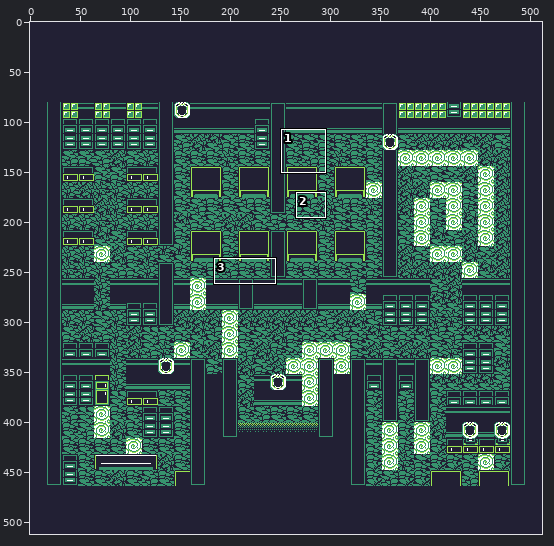
Pixel-art file, stored at Assets/Aseprite/SchoolM.aseprite. The picture above shows the old version from afar; the outline marks the close-up.
Close-up. As it was:
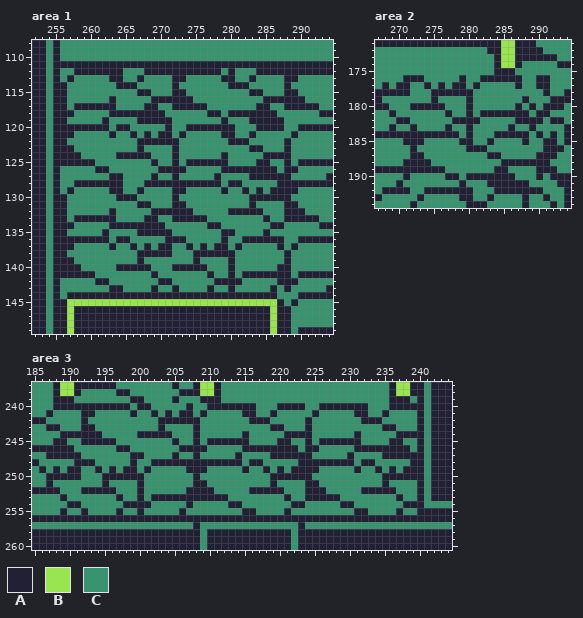
512x512 pixels, 1 frame. Shown: area 1: x 252..294, y 108..149; area 2: x 267..294, y 171..194; area 3: x 185..244, y 237..260. The commit also changed other parts of the picture, which this record leaves out.
Palette (. is transparent): A #222034  B #99e550  C #37946e
Pixels before, area 1, first column x 252:
108 AACACCCCCCCCCCCCCCCCCCCCCCCCCCCCCCCCCCCCCCC
109 AACACCCCCCCCCCCCCCCCCCCCCCCCCCCCCCCCCCCCCCC
110 AACACCCCCCCCCCCCCCCCCCCCCCCCCCCCCCCCCCCCCCC
111 AACAAAAAAAAAAAAAAAAAAAAAAAAAAAAAAAAAAAAAAAA
112 AACACCAAAAAAACCCAAAAAAAAAAACACCCAAAAAAAAAAA
113 AACACACCCCCAACCACCCCAACCCCCAACCACCCCAACCCCC
114 AACAACCCCCCCAAACCCCCACCCCCCCAAACCCCCACCCCCC
115 AACAACCCCCCCCCCAACCCAACCCCCCCCCAACCCAACCCCC
116 AACAACCCCCCACCCCCAAAAAACCCCCCCCCCAAAAAACCCC
117 AACAACAAAAAACCCCAACCAAAAACCCCCCCAACCAAAAACC
118 AACAAACCCCCAAAAAAAACCCCCCAACAAAAAAACCCCCCAA
119 AACAACCCCCACCCCAAAAACCCCCCCACCCAAAAACCCCCCC
120 AACAAAAAAAACAACCCCCACCAAAAAAACCCAAAACCAAAAA
121 AACAAACCCCCACCACACAACACCCCCAACCACCCCCACCCCC
122 AACAACCCCCCCCCCAAAAAACCCCCCCAAACCCCCACCCCCC
123 AACAAACCCCCCCCCACCCCACCCCCCCCCCAACCCACCCCCC
124 AACAAAACCCCCAAAAACCCACCCCCCACCCCCAAAACCCCCC
125 AACAAAAAACCCCCCCCACCACAAAAAACCCCAACCACAAAAA
126 AACACCCCCAACCCCCCCAAAACCCCCAAAAAAAACAACCCCC
127 AACACCCCCCCAACCCCACCACCCCCACCCCAAAAAACCCCCA
128 AACACCAAAAAAACCCAAAAAAAAAAACAACCCCCAAAAAAAA
129 AACACACCCCCAACCACCCCAACCCCCACCACACAAAACCCCC
130 AACAACCCCCCCAAACCCCCACCCCCCCCCCAAAAAACCCCCC
131 AACAACCCCCCCCCCAACCCAACCCCCCCCCACCCCAACCCCC
132 AACAACCCCCCACCCCCAAAAAACCCCCAAAAACCCAAACCCC
133 AACAACAAAAAACCCCAACCAAAAACCCCCCCCACCAAAAACC
134 AACAAACCCCCAAAAAAAACCCCCCAACCCCCCCAACCCCCAA
135 AACAACCCCCACCCCAAAAACCCCCCCAACCCCACCCCCCCCC
136 AACAAAAAAAACAACCCCCAAACCCCCACCAAAAAACCAAAAA
137 AACAAACCCCCACCACACAACCACACAACACCCCCACACCCCC
138 AACAACCCCCCCCCCAAAAACCCAAAAAACCCCCCCACCCCCC
139 AACAAACCCCCCCCCACCCCCCCACCCCACCCCCCCACCCCCC
140 AACAAAACCCCCAAAAACCCAAAAACCCACCCCCCAACCCCCC
141 AACAAAAAACCCCCCCCACCCCCCCACCACAAAAAAACAAAAA
142 AACACCCCCAACCCCCCCAACCCCCCAAAACCCCCAAACCCCC
143 AACACCCCCCCAACCCCACCACCCCACCACCCCCACACCCCCA
144 AACACAAAAAAAAAAAAAAAAAAAAAAAAAAAAAACCCAAAAA
145 AACAABBBBBBBBBBBBBBBBBBBBBBBBBBBBBBACACCCCC
146 AACAABAAAAAAAAAAAAAAAAAAAAAAAAAAAABAACCCCCC
147 AACAABAAAAAAAAAAAAAAAAAAAAAAAAAAAABAACCCCCC
148 AACAABAAAAAAAAAAAAAAAAAAAAAAAAAAAABAACCCCCC
149 AACAABAAAAAAAAAAAAAAAAAAAAAAAAAAAABAACAAAAA
Pixels before, area 2, first column x 267:
171 AAAAAAAAAAAAAAAAAABBAAACCCCC
172 CCCCCCCCCCCCCCCCAABBAAAACCCC
173 CCCCCCCCCCCCCCCCCABBAAAAAACC
174 CCCCCCCCCCCCCCCCCABBACCCCCAA
175 CCCCCCCCCCCCCCCCCAAACCCCCCCC
176 CCCCAAACCCCCACCAAAAAACCAACCC
177 CACAACCACACAACACCCCCACCAACCC
178 AAAAACCCAAAAAACCCCCCCCCCACCA
179 ACCCCCCCACCCCACCCCCCCACCCAAA
180 AACCCAAAAACCCACCCCCCACACAAAC
181 CCACCCCCCCACCACAAAAAAACAACCC
182 CCCAACCCCCCAAAACCCCCAAAACAAC
183 CCACCACCCCACCACCCCCACCACCCCA
184 AAAAAAAAAAAACACCCAAAAACACACA
185 CCCCAAACCCCCAACCACCCCACCAACA
186 CCCCCACCCCCCCAAACCCCCCCCAAAC
187 CCCCCAACCCCCCCCCAACCCCCAAACC
188 CCCCAAAACCCCCCCCCCAAAAAAACCC
189 AAAAAAAAAACCCCCCCAACCCCAAACC
190 CCCCACCCCCAACAAAAAAACCCACAAA
191 CCCACCCCCCCCACCCAAAAAACCCCAA
192 CAAAACCAAAAAAACCCAAAAAAACCCA
193 ACCCCCACCCCCAACCACCCCACCACCA
194 CCCCCACCCCCCCAAACCCCCACCCACA
Pixels before, area 3, first column x 185:
237 CCCABBAAAAAACCCCCCCCACCABBACCCCCCCCCCCCCCCCCCCCCCCCABBAACAAA
238 CCCABBACCCCCAACCCCCCCAAABBACCCCCCCCCCCCCCCCCCCCCCCCABBAACAAA
239 CCCAAACCCCCCCCAACCCCACCCAAACCCCCCCCCCCCCCCCCCCCCCCCAAACACAAA
240 CCCAAAAAAAAAAACAACCCCCACCAAAAAAACCCAAAACCAAAAAAACCCAAAAACAAA
241 CCACCCCAACCCCCACCACACAACACCCCCAACCACCCCCACCCCCAACCACCCCACAAA
242 AACCCCCACCCCCCCCCCAAAAAACCCCCCCAAACCCCCACCCCCCCAAACCCCCACAAA
243 CCAACCCAACCCCCCCCCACCCCACCCCCCCCCCAACCCACCCCCCCCCCAACCCACAAA
244 CCCCAAAAAACCCCCAAAAACCCACCCCCCACCCCCAAAACCCCCCACCCCCAAAACAAA
245 CCCAACCAAAAACCCCCCCCACCACAAAAAACCCCAACCACAAAAAACCCCAACCACAAA
246 AAAAAACCCCCCAACCCCCCCAAAACCCCCAAAAAAAACAACCCCCAAAAAAAACACAAA
247 CCAAAAACCCCCCCAACCCCACCACCCCCACCCCAAAAAACCCCCACCCCAAAAAACAAA
248 ACCCCCAAACCCCCACCAAAAAAAAAAAAACAACCCCCAAAAAAAACAACCCCCAACAAA
249 CACACAACCACACAACACCCCCAAACCCCCACCACACAAAACCCCCACCACACAAACAAA
250 CCAAAAACCCAAAAAACCCCCCCACCCCCCCCCCAAAAAACCCCCCCCCCAAAAAACAAA
251 CCACCCCCCCACCCCACCCCCCCAACCCCCCCCCACCCCAACCCCCCCCCACCCCACAAA
252 AAAACCCAAAAACCCACCCCCCAAAACCCCCAAAAACCCAAACCCCCAAAAACCCACAAA
253 CCCCACCCCCCCACCACAAAAAAAAAAACCCCCCCCACCAAAAACCCCCCCCACCACAAA
254 CCCCCAACCCCCCAAAACCCCCACCCCCAACCCCCCCAACCCCCAACCCCCCCAAACCCC
255 CCCCACCACCCCACCACCCCCACCCCCCCCAACCCCACCCCCCCCCAACCCCACCAAAAA
256 AAAAAAAAAAAAAAAAAAAAAAAAAAAAAAAAAAAAAAAAAAAAAAAAAAAAAAAAAAAA
257 CCCCCCCCCCCCCCCCCCCCCCCACCCCCCCCCCCCCCACCCCCCCCCCCCCCCCCCCCC
258 AAAAAAAAAAAAAAAAAAAAAAAACAAAAAAAAAAAACAAAAAAAAAAAAAAAAAAAAAA
259 AAAAAAAAAAAAAAAAAAAAAAAACAAAAAAAAAAAACAAAAAAAAAAAAAAAAAAAAAA
260 AAAAAAAAAAAAAAAAAAAAAAAACAAAAAAAAAAAACAAAAAAAAAAAAAAAAAAAAAA
Now the later version:
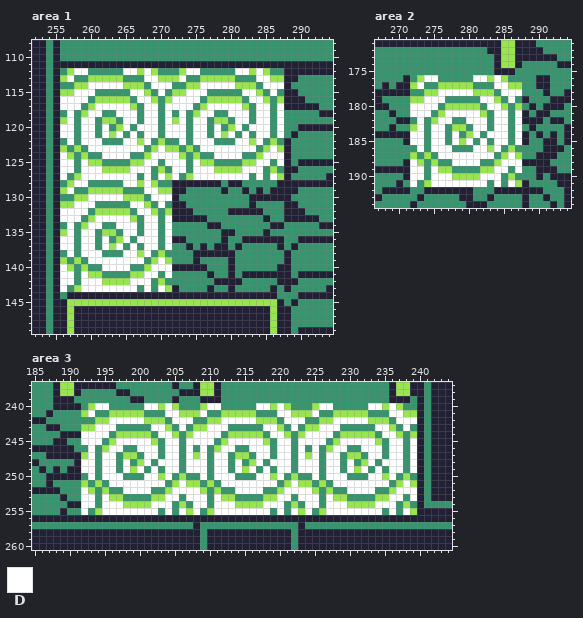
Colours new in this view: D #ffffff
The exact change:
Changed rows in their new state; - is an unchanged pixel.
Area 1, layer "16":
first column x 256:
112 -BDDCCCCCDDBDBCCCBDDCCC-CDDBDBCC
113 BD--BBBBB--CDDBBBD--BBBBB--CDDBB
114 C-BBDDDDDBBB-DDDC-BBDDDDDBBB-DDD
115 BBDDD-----DDB-D-BBDDD-----DDB-D-
116 DDDD-BBBBB-DDBCBDDDD-BBBBB-DDBCB
117 DDDCBDDDDDB-DD-DDDDCBDDDDDB-DD-D
118 CD-BDD-CDDDCDDCD-D-BDDC-DDDCDDCD
119 BD-DD-BB-DDCDDCDBD-DD-BB-DDCDDCD
120 DDCDDCD-BD-DDD-DDDCDDCDCBD-DDDCD
121 DD-DD-DBD-D-DDCDDD-DD-DBD-DCDD-D
122 CD-DDD---DDBDCBCCD-DDD--CDDBD-B-
123 BCB-DDDDDDDD-BDBB-B-DDDDDDDDCBDB
124 DBCB--DDDDCCBDDDDB-B--DDDD--BDDD
125 DDCDBB----BBDD-DDDCDBBCC--BBDD-D
126 DD-DDDBBBBDDD-BCDD-DDDBBBBDDDCB-
127 D-BDDDDDDDD-DCDBD-BDDDDDDDDCDCDB
128 -BDDCCCCCDDBDBCC----------------
129 BD--BBBBB--CDDBB----------------
130 C-BBDDDDDBBB-DDD----------------
131 BBDDD-----DDB-D-----------------
132 DDDD-BBBBB-DDBCB----------------
133 DDDCBDDDDDB-DD-D----------------
134 CD-BDD-CDDDCDDCD----------------
135 BD-DD-BB-DDCDDCD----------------
136 DDCDDCD-BD-DDD-D----------------
137 DD-DD-DBD-D-DDCD----------------
138 CD-DDD---DDBDCBC----------------
139 BCB-DDDDDDDD-BDB----------------
140 DBCB--DDDDCCBDDD----------------
141 DDCDBB----BBDD-D----------------
142 DD-DDDBBBBDDD-BC----------------
143 D-BDDDDDDDD-DCDB----------------
Area 2, layer "16":
first column x 272:
176 CBDD---C-DDBDBCC
177 BDC-BBBBBC--DDBB
178 --BBDDDDDBBB-DDD
179 BBDDD---C-DDB-D-
180 DDDDCBBBBB-DDB-B
181 DDD-BDDDDDBCDDCD
182 -D-BDDCCDDD-DD-D
183 BD-DDCBBCDD-DDCD
184 DDCDDCD-BD-DDDCD
185 DD-DD-DBD-DCDD-D
186 CD-DDD--CDDBD-B-
187 BCB-DDDDDDDDCBDB
188 DBCB--DDDD--BDDD
189 DDCDBB----BBDD-D
190 DD-DDDBBBBDDDCB-
191 D-BDDDDDDDDCDCDB
Area 3, layer "16":
first column x 192:
240 CBDDCCC-CDDBDB-C-BDDCCCCCDDBDBCC-BDDCCCCCDDBDBCC
241 BD--BBBBB-C-DDBBBD--BBBBB--CDDBBBD--BBBBB--CDDBB
242 C-BBDDDDDBBBCDDDC-BBDDDDDBBB-DDDC-BBDDDDDBBB-DDD
243 BBDDD-----DDB-D-BBDDD-----DDB-D-BBDDD-----DDB-D-
244 DDDD-BBBBBCDDB-BDDDD-BBBBB-DDBCBDDDD-BBBBB-DDBCB
245 DDDCBDDDDDB-DD-DDDDCBDDDDDB-DD-DDDDCBDDDDDB-DD-D
246 -D-BDDC-DDD-DDCDCD-BDD-CDDDCDDCDCD-BDD-CDDDCDDCD
247 BD-DD-BBCDD-DD-DBD-DD-BB-DDCDDCDBD-DD-BB-DDCDDCD
248 DD-DD-DCBDCDDDCDDDCDDCD-BD-DDD-DDDCDDCD-BD-DDD-D
249 DDCDD-DBDCD-DD-DDD-DD-DBD-D-DDCDDD-DD-DBD-D-DDCD
250 -D-DDDCCCDDBD-B-CD-DDD---DDBDCBCCD-DDD---DDBDCBC
251 B-BCDDDDDDDD-BDBBCB-DDDDDDDD-BDBBCB-DDDDDDDD-BDB
252 DBCBC-DDDD--BDDDDBCB--DDDDCCBDDDDBCB--DDDDCCBDDD
253 DD-DBB--C-BBDDCDDDCDBB----BBDD-DDDCDBB----BBDD-D
254 DD-DDDBBBBDDD-BCDD-DDDBBBBDDD-BCDD-DDDBBBBDDD-BC
255 D-BDDDDDDDD-D-DBD-BDDDDDDDD-DCDBD-BDDDDDDDD-DCDB
Changed places in both close-ups, as pixel boxes (x1, y1, x2, y2):
changed: (60, 68, 284, 292)
changed: (410, 75, 522, 187)
changed: (81, 403, 417, 515)
